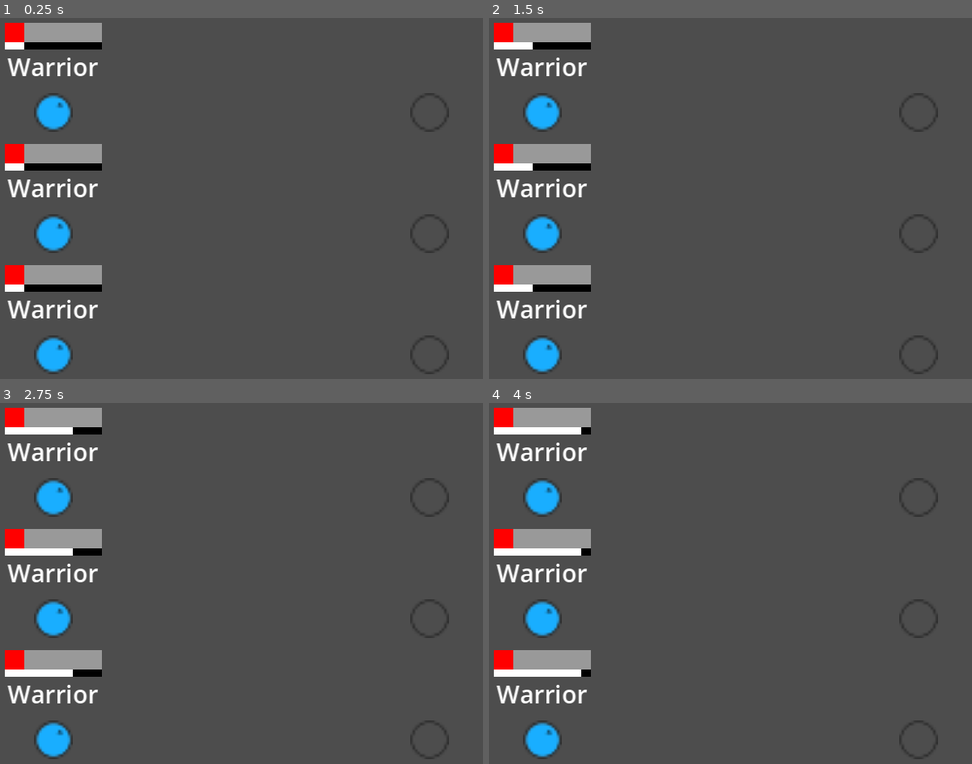
Above: before the commit, frames 1-4 (two rows, left to right).
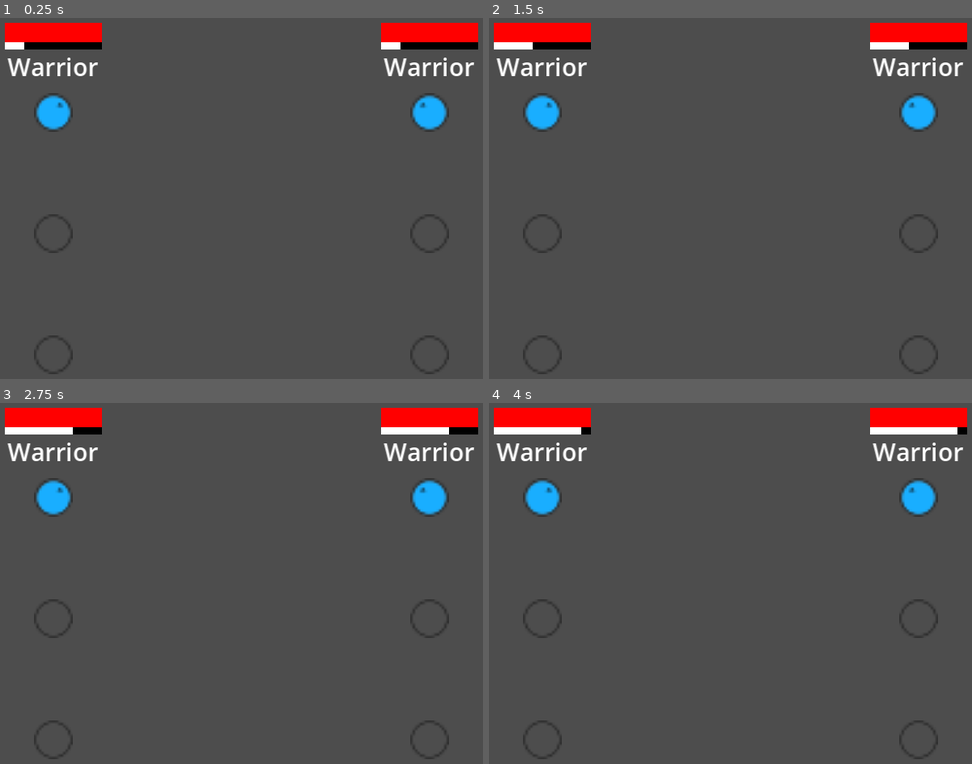
Above: after the commit, the same moments.

Repository: mathew-tran/simple-rpg
Game: Godot game, scene res://Levels/Main.tscn
The game is run twice, just before and just after one commit, with the same random seed, the same clock (stepped at 60 frames per second) and the same inputs.
Inputs:
- Up to frame 1 (0.25 s): no input
- Up to frame 2 (1.5 s): no input
- Up to frame 3 (2.75 s): no input
- Up to frame 4 (4 s): no input

The runs differ from the first frame. In frame 1, 8.2% of the frame differs, in the area x 1-99%, y 1-99%; in frame 2, 8.2%; in frame 3, 8.2%; in frame 4, 8.2%.

Commit message:
hook up health component

Diff:
--- a/Levels/Main.tscn
+++ b/Levels/Main.tscn
@@ -16,12 +16,6 @@
 [node name="Units" type="Node" parent="CombatManager/PlayerTeam"]
 
 [node name="Unit" parent="CombatManager/PlayerTeam/Units" instance=ExtResource("1_12i6a")]
-position = Vector2(138, 106)
-
-[node name="Unit2" parent="CombatManager/PlayerTeam/Units" instance=ExtResource("1_12i6a")]
-position = Vector2(138, 106)
-
-[node name="Unit3" parent="CombatManager/PlayerTeam/Units" instance=ExtResource("1_12i6a")]
 position = Vector2(138, 106)
 
 [node name="Slots" type="Node" parent="CombatManager/PlayerTeam"]
@@ -44,6 +38,9 @@
 
 [node name="Units" type="Node" parent="CombatManager/EnemyTeam"]
 
+[node name="Unit" parent="CombatManager/EnemyTeam/Units" instance=ExtResource("1_12i6a")]
+position = Vector2(138, 106)
+
 [node name="Slots" type="Node" parent="CombatManager/EnemyTeam"]
 
 [node name="Slot" type="Sprite2D" parent="CombatManager/EnemyTeam/Slots"]
--- a/Scripts/Components/HealthComponent.gd
+++ b/Scripts/Components/HealthComponent.gd
@@ -4,6 +4,7 @@
 var MaxHealth = 100
 
 signal Death
+signal DamageTaken
 
 var bIsDead = false
 
@@ -15,6 +16,8 @@
 	if Health <= 0 and bIsDead == false:
 		bIsDead = true
 		emit_signal("Death")
+	else:
+		emit_signal("DamageTaken")
 
 func IsDead():
 	return bIsDead
--- a/Scripts/Team.gd
+++ b/Scripts/Team.gd
@@ -7,5 +7,5 @@
 func Setup():
 	for x in range(0, Units.get_child_count()):
 		var unit = Units.get_child(x) as Unit
-		unit.TeamType = TeamType
+		unit.Setup(TeamType)
 		unit.global_position = Slots.get_child(x).global_position
--- a/Scripts/Unit.gd
+++ b/Scripts/Unit.gd
@@ -8,6 +8,7 @@
 
 @onready var NameLabel = $Control/VBoxContainer/Label
 @onready var AbilBar = $Control/VBoxContainer/AbilBar
+@onready var HealthBar = $Control/HealthBar
 @export var UnitName = "test"
 
 var AbilityTimer : Timer
@@ -24,6 +25,17 @@
 	AbilityTimer.connect("timeout", Callable(self, "OnAbilityTimerTimeout"))
 	add_child(AbilityTimer)
 
+func Setup(teamType):
+	TeamType = teamType
+	if TeamType == DEFS.TEAM_TYPE.ENEMY:
+		$Sprite2D.flip_h = true
+	HealthBar.max_value = HealthComponent.GetMaxHealth()
+	HealthBar.value = HealthComponent.GetHealth()
+	HealthBar.connect("DamageTaken", Callable(self, "OnDamageTaken"))
+
+func OnDamageTaken():
+	HealthBar.value = HealthComponent.GetHealth()
+
 func OnAbilityTimerTimeout():
 	Abilities.GetRandomAbility().DoAbility()
 
